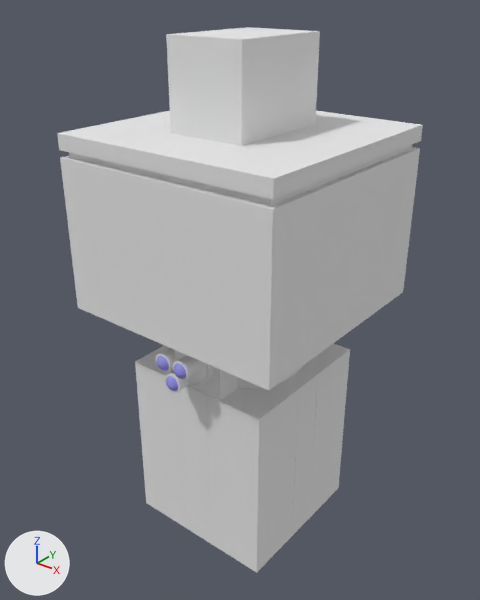
Two versions of the Blender file Assets/models/cave/room02/room02f_miner_alt01.blend, one commit apart.
Rendered twice from a 50 mm camera at (6.86, -8.71, 2.48) aimed at (-0.07, -0.04, -2.9). Arrows for +X, +Y and +Z are at lower left; the lights stay in place.

In view in the first picture: 'arms_lower.E', 'arms_lower.S', 'arms_upper.E', 'arms_upper.S', 'body_bottom', 'body_clamp', 'collection_area', 'collection_area_glass', 'eye.000', 'eye.001', 'eye.002', 'head_ball', 'head_holder', 'head_rim', 'iris.000', 'iris.001', 'iris.002', 'vaccuum'.
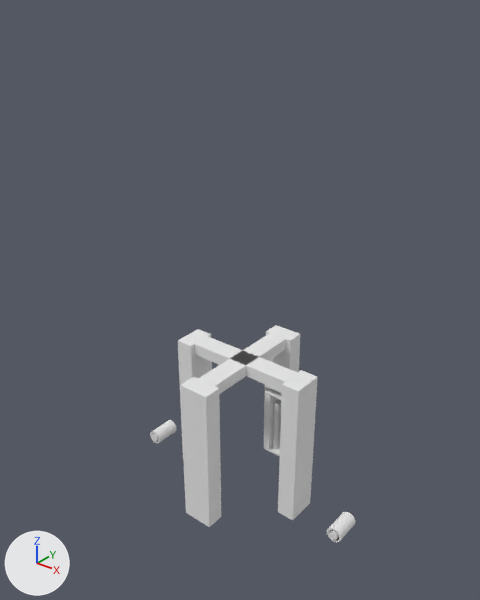
Pixel boxes (x1, y1, x2, y2) of what changed, in the pictures (480 x 600 px):
'collection_area', hidden: before (57, 111, 423, 390)
'collection_area_glass', hidden: before (75, 161, 410, 373)
'body_bottom', hidden: before (135, 343, 350, 573)
'body_clamp', hidden: before (166, 27, 320, 146)
'neck_joint.001', added: after (150, 420, 356, 542)
'head_holder', hidden: before (167, 347, 237, 400)
'eye.002', hidden: before (173, 356, 202, 380)
'head_ball', hidden: before (171, 350, 206, 384)
'vaccuum', hidden: before (236, 367, 302, 389)
'eye.001', hidden: before (156, 348, 175, 372)
'eye.000', hidden: before (165, 371, 190, 393)
'head_rim', hidden: before (190, 363, 213, 387)
'iris.002', hidden: before (174, 363, 186, 379)
'iris.000', hidden: before (166, 376, 178, 391)
'iris.001', hidden: before (157, 356, 169, 371)
'arms_upper.W', unchanged, uncovered by the edit: after (178, 329, 212, 402)

The change, as a list of edits to the scene's bpy script:
```text
Add me_cylinder_017:
    me_cylinder_017.from_pydata(...)  # 192 vertices, 161 faces; spans x 4.924..5.61, y 0.0..0.246, z -0.343..0.343
    me_cylinder_017.polygons.foreach_set('use_smooth', [True] * 161)
    me_cylinder_017.materials.append(mat_miner_body)  # its picture is missing
Change ob_vaccuum:
    ob_vaccuum.location: (0.0, 0.0, -5.64) -> (0.0, 0.0, 0.0)
    add ob_vaccuum.hide_set(True)  # its collection is switched off
Change ob_body_bottom:
    ob_body_bottom.location: (0.0, 0.0, -5.64) -> (0.0, 0.0, 0.0)
    add ob_body_bottom.hide_set(True)  # its collection is switched off
Change ob_head_ball:
    ob_head_ball.location: (0.0, -1.43, -3.49) -> (0.0, 0.0, 0.0)
    add ob_head_ball.hide_set(True)  # its collection is switched off
Change ob_head_rim:
    ob_head_rim.location: (0.0, -1.43, -3.49) -> (0.0, 0.0, 0.0)
    add ob_head_rim.hide_set(True)  # its collection is switched off
Change ob_eye_000:
    ob_eye_000.location: (0.0, -1.82, -3.72) -> (0.0, 0.0, 0.0)
    add ob_eye_000.hide_set(True)  # its collection is switched off
Change ob_iris_000:
    ob_iris_000.location: (0.0, -1.89, -3.72) -> (0.0, 0.0, 0.0)
    add ob_iris_000.hide_set(True)  # its collection is switched off
Change ob_eye_002:
    ob_eye_002.location: (0.2, -1.82, -3.39) -> (0.0, 0.0, 0.0)
    add ob_eye_002.hide_set(True)  # its collection is switched off
Change ob_iris_002:
    ob_iris_002.location: (0.2, -1.89, -3.39) -> (0.0, 0.0, 0.0)
    add ob_iris_002.hide_set(True)  # its collection is switched off
Change ob_eye_001:
    ob_eye_001.location: (-0.2, -1.82, -3.39) -> (0.0, 0.0, 0.0)
    add ob_eye_001.hide_set(True)  # its collection is switched off
Change ob_iris_001:
    ob_iris_001.location: (-0.2, -1.89, -3.39) -> (0.0, 0.0, 0.0)
    add ob_iris_001.hide_set(True)  # its collection is switched off
Change ob_collection_area_glass:
    ob_collection_area_glass.location: (0.0, 0.0, -0.92) -> (0.0, 0.0, 0.0)
    add ob_collection_area_glass.hide_set(True)  # its collection is switched off
Change ob_collection_area:
    ob_collection_area.location: (0.0, 0.0, -0.92) -> (0.0, 0.0, 0.0)
    add ob_collection_area.hide_set(True)  # its collection is switched off
Change ob_body_clamp:
    ob_body_clamp.location: (0.0, 0.0, 0.9) -> (0.0, 0.0, 0.0)
    add ob_body_clamp.hide_set(True)  # its collection is switched off
Change ob_head_holder:
    ob_head_holder.location: (0.0, -1.45, -3.49) -> (0.0, 0.0, 0.0)
    add ob_head_holder.hide_set(True)  # its collection is switched off
Add ob_neck_joint_001:
    ob_neck_joint_001 = bpy.data.objects.new('neck_joint.001', me_cylinder_017)
    ob_neck_joint_001.location = (0.0, 0.0, -7.0)
    ob_neck_joint_001.scale = (0.451, 1.21, 0.451)
    _m = ob_neck_joint_001.modifiers.new('EdgeSplit', 'EDGE_SPLIT')
    _m = ob_neck_joint_001.modifiers.new('Mirror', 'MIRROR')
    _m.use_axis = (True, True, False)
```
